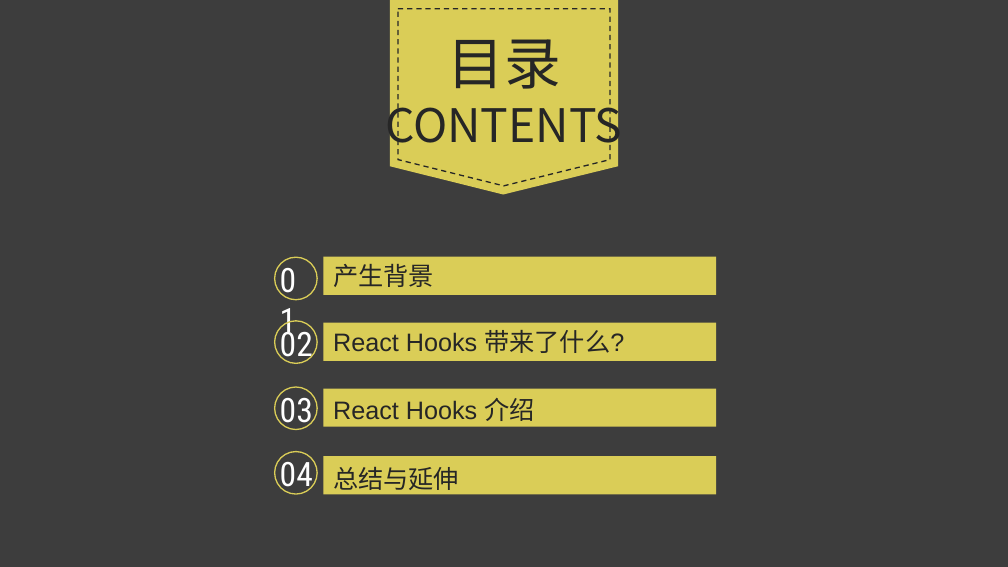
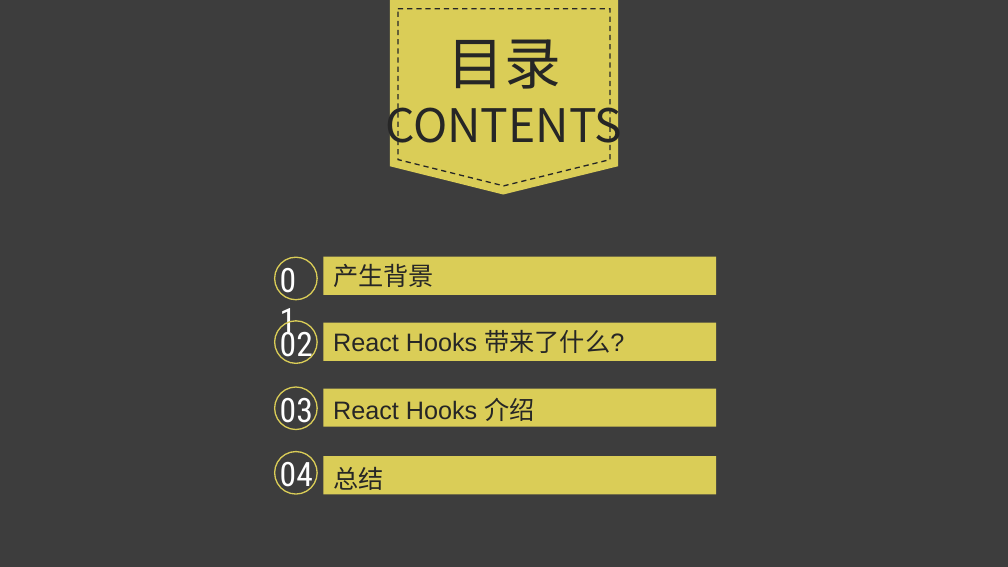
Before and after one commit to Zwe1/use-react-hooks, a slide deck: slide 2 of src/assets/React hooks.pptx. Drawn at 1008x567 pixels with LibreOffice and Linux fonts; fonts in the diff are those of the drawing; background and template pictures are left out. Boxes give left, top, right and bottom in pixels: in the first picture for what was removed or moved away, otherwise in the second. Text is boxed around its words. In the diff, an @@ line names an element or a change of style, - is before the commit and + after.

```diff
--- a/src/assets/React hooks.pptx
+++ b/src/assets/React hooks.pptx
@@ text at (333, 467, 383, 495): text changed @@
-总结与延伸
+总结
```
Also in this commit, not shown: 7 other slides changed, 3 slides added, 1 slide removed, 6 other files.
